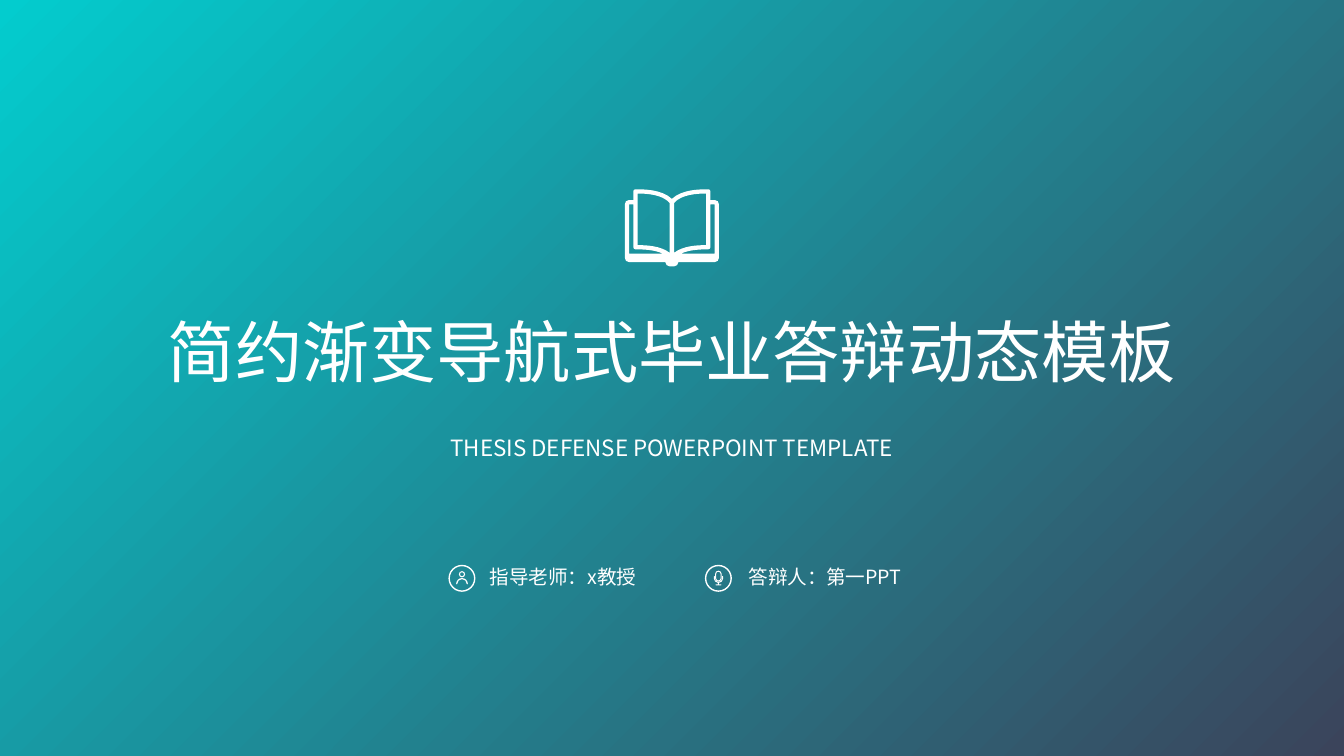
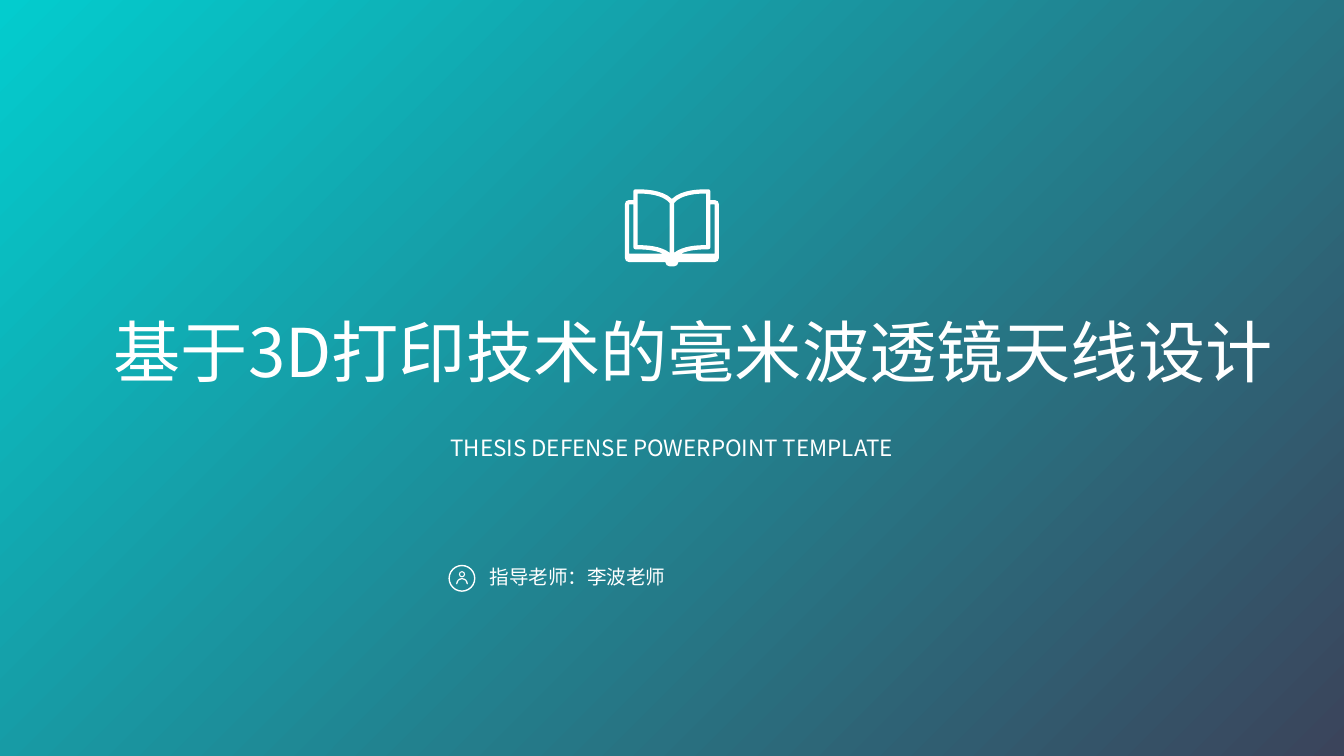
Before and after one commit to Brace-orange/cst_biye, a slide deck: slide 1 of 毕业设计ppt/1-1P41ZZ017/渐变顶部导航论文答辩PPT模板2.pptx. Drawn at 1344x756 pixels with LibreOffice and Linux fonts; fonts in the diff are those of the drawing. Boxes give left, top, right and bottom in pixels: in the first picture for what was removed or moved away, otherwise in the second. Text is boxed around its words. In the diff, an @@ line names an element or a change of style, - is before the commit and + after.

```diff
--- a/毕业设计ppt/1-1P41ZZ017/渐变顶部导航论文答辩PPT模板2.pptx
+++ b/毕业设计ppt/1-1P41ZZ017/渐变顶部导航论文答辩PPT模板2.pptx
@@ text at [114, 309, 1273, 394]: text changed @@
-简约渐变导航式毕业答辩动态模板
+基于3D打印技术的毫米波透镜天线设计
@@ text at [490, 567, 665, 586]: text changed @@
-指导老师：x教授
+指导老师：李波老师
@@ ellipse removed at [706, 566, 731, 591] @@
@@ text removed at [749, 567, 902, 586] @@
-答辩人：第一PPT
@@ freeform shape removed at [714, 575, 723, 585] @@
@@ freeform shape removed at [715, 570, 722, 581] @@
```
Also in this commit, not shown: 9 other slides changed, 23 slides removed, 13 other files.
